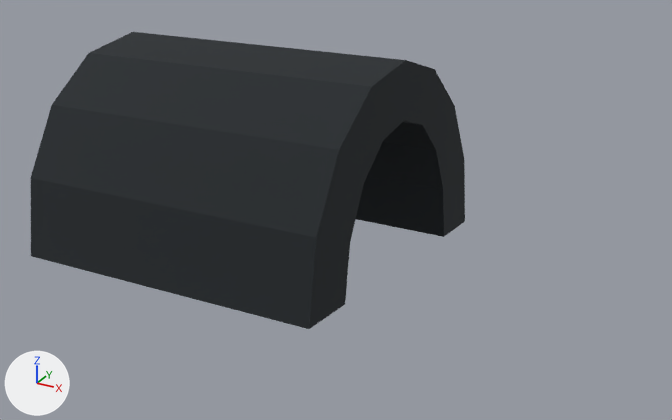
Before and after pictures for a commit that changed the glTF model examples/gosx-docs/public/models/blackglass/sun-grotto-arch.glb.
Camera for both pictures: a 50 mm camera at (-15.9, -22.59, 7.52) aimed at (-22.28, -10.98, 1.72). The axes (+X, +Y, +Z) are drawn at lower left. The lights are the same throughout. The older version comes first. Where no turn or scale is listed for an object, it has been applied to the vertices. Vertices at exactly the same position are counted once.
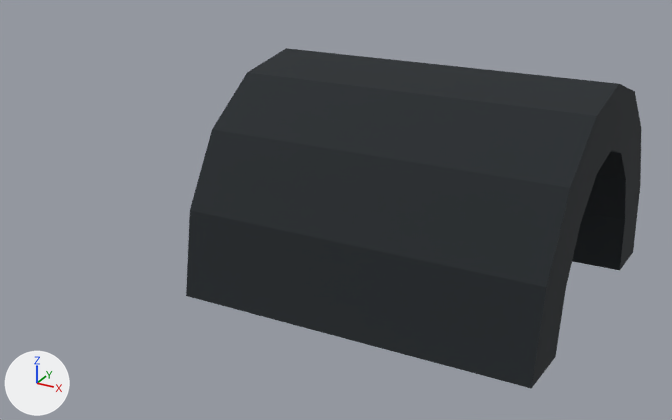
The change, as a diff of the scene's bpy script:
```diff
--- a/examples/gosx-docs/public/models/blackglass/sun-grotto-arch.glb.py
+++ b/examples/gosx-docs/public/models/blackglass/sun-grotto-arch.glb.py
@@ me_mesh_0 @@
 # used by ob_mesh_0; location = (-23.5, -10.7, 3.2)
-me_mesh_0.from_pydata(...)  # 36 vertices, 64 faces; spans x -2.8..2.2, y -2.8..2.8, z -2.8..0.95
+me_mesh_0.from_pydata(...)  # 36 vertices, 64 faces; spans x -2.8..2.2, y -2.8..2.8, z -2.8..0.98
+# me_mesh_0 part 1: all 5 vertices in x -2.8, y -1.27..0.0, z -0.65..0.8 are moved by (0.0, 0.0, 0.04)
+# me_mesh_0 part 2: all 2 vertices in x 2.2, y 1.07..1.27, z -0.82..0.56 are moved by (0.0, 0.0, 0.04)
+# me_mesh_0 part 3: the 1 vertex in x 2.2, y 1.66, z -1.64 is moved by (0.0, 0.0, 0.05)
+# me_mesh_0 part 4: the 1 vertex in x 2.2, y 2.8, z -2.68 is moved by (0.0, 0.0, 0.05)
+# other edits to the shape of me_mesh_0 do not show in these pictures
 me_mesh_0.materials.append(mat_material_0)
@@ ob_mesh_0 @@
 ob_mesh_0 = bpy.data.objects.new('Mesh_0', me_mesh_0)
-ob_mesh_0.location = (-23.5, -10.7, 3.2)
+ob_mesh_0.location = (-20.5, -10.7, 3.24)
```

Pixel boxes [x1, y1, x2, y2] of what changed, in the pictures (672 x 420 px; the box of a moved part takes in the faces that stretch with it):
'Mesh_0', reshaped, moved (14% taller)
    before: [31, 32, 465, 329]
    after: [186, 48, 641, 388]
part 1 of me_mesh_0, moved or reshaped
    before: [90, 32, 367, 86]
    after: [247, 48, 596, 116]
part 2 of me_mesh_0, moved or reshaped
    before: [380, 60, 464, 159]
    after: [596, 84, 641, 185]
part 3 of me_mesh_0, moved or reshaped
    before: [356, 149, 464, 237]
    after: [572, 178, 640, 270]
part 4 of me_mesh_0, moved or reshaped
    before: [443, 160, 465, 236]
    after: [620, 187, 640, 270]
